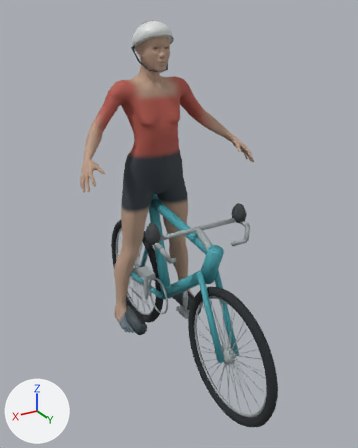
Two versions of the Blender file tools/modeling/checkpoints/WodraCyclist.final-helmet.blend, one commit apart.
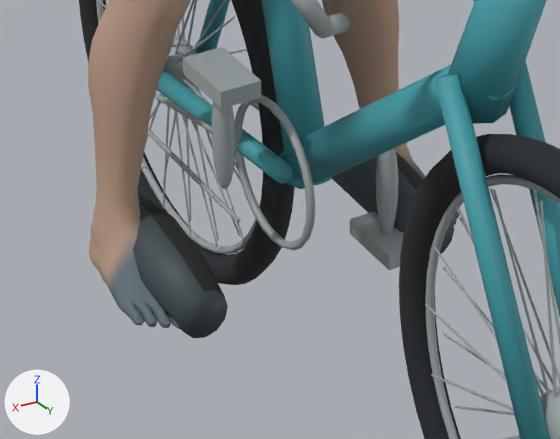
Each version is shown whole from a 50 mm camera at (1.23, 2.09, 1.91) aimed at (-0.01, 0.03, 0.88), then close up on the part from 26% to 63% of the width and 57% to 80% of the height. Arrows for +X, +Y and +Z are at lower left; the lights stay in place. The older version's two pictures come first.

Objects in the first close-up: 'BikeFrame', 'Chainring', 'CyclingShoeL', 'CyclingShoeR', 'FrontWheelRim', 'FrontWheelSpokes', 'FrontWheelTyre', 'Human', 'LeftPedal', 'RearWheelSpokes', 'RearWheelTyre', 'RightPedal' and 8 more.
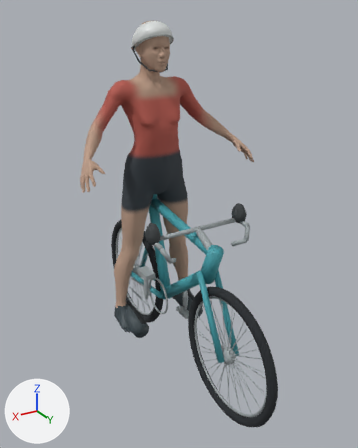
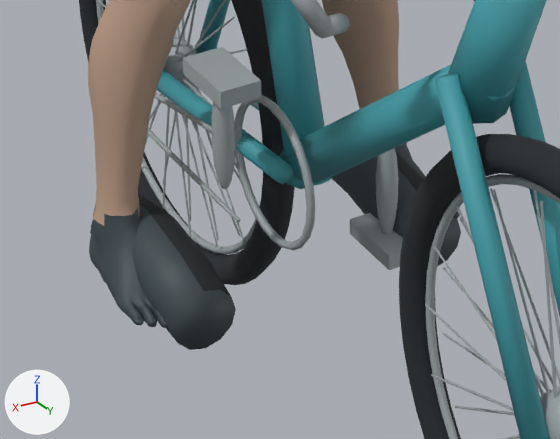
What differs and where, as boxes [x1, y1, x2, y2] in the close-ups (560 x 439 px; the box of a moved part takes in the faces that stretch with it):
'CyclingShoeR', reshaped (9% wider, 8% taller)
    before: [133, 196, 228, 338]
    after: [132, 196, 236, 350]
'CyclingShoeL', reshaped (12% taller)
    before: [331, 152, 454, 254]
    after: [331, 152, 461, 266]
part 1 of me_cyclingshoelmesh, moved or reshaped
    before: [347, 152, 454, 254]
    after: [347, 152, 461, 266]
part 2 of me_cyclingshoermesh, moved or reshaped
    before: [133, 212, 228, 338]
    after: [132, 212, 236, 350]
part 3 of me_base, recoloured
    before: [395, 143, 460, 226]
    after: [395, 143, 460, 218]
part 4 of me_base, recoloured (darker)
    before: [89, 204, 180, 329]
    after: [89, 204, 168, 328]

Patch to the scene script:
```diff
--- a/tools/modeling/checkpoints/WodraCyclist.final-helmet.blend.py
+++ b/tools/modeling/checkpoints/WodraCyclist.final-helmet.blend.py
@@ me_cyclingshoelmesh @@
 # used by ob_cyclingshoel; location = (0.0, -0.263, 0.195); rotation_euler = (0.0, 0.0, -3.142), in degrees (0, 0, -180)
-me_cyclingshoelmesh.from_pydata(...)  # 60 vertices, 50 faces; spans x 0.138..0.234, y -0.201..0.069, z -0.007..0.103
+me_cyclingshoelmesh.from_pydata(...)  # 60 vertices, 50 faces; spans x 0.134..0.238, y -0.201..0.069, z -0.025..0.103
+# me_cyclingshoelmesh part 1: 22 of 60 vertices moved; they spanned x 0.14..0.232, y -0.201..-0.129, z -0.007..0.083 and now span x 0.134..0.238, y -0.201..-0.129, z -0.025..0.082; mean shift (0.0, 0.0, -0.009); largest move (0.186, -0.201, -0.007) -> (0.186, -0.201, -0.025)
 me_cyclingshoelmesh.materials.append(mat_road_shoe_upper)
@@ me_cyclingshoermesh @@
 # used by ob_cyclingshoer; location = (0.0, -0.263, 0.195); rotation_euler = (0.0, 0.0, -3.142), in degrees (0, 0, -180)
-me_cyclingshoermesh.from_pydata(...)  # 60 vertices, 50 faces; spans x -0.234..-0.138, y -0.201..0.069, z -0.007..0.103
+me_cyclingshoermesh.from_pydata(...)  # 60 vertices, 50 faces; spans x -0.238..-0.134, y -0.201..0.069, z -0.025..0.103
+# me_cyclingshoermesh part 2: 22 of 60 vertices moved; they spanned x -0.232..-0.14, y -0.201..-0.129, z -0.007..0.083 and now span x -0.238..-0.134, y -0.201..-0.129, z -0.025..0.082; mean shift (0.0, 0.0, -0.009); largest move (-0.186, -0.201, -0.007) -> (-0.186, -0.201, -0.025)
 me_cyclingshoermesh.materials.append(mat_road_shoe_upper)
@@ me_base @@
 me_base.from_pydata(...)  # 19158 vertices, 18486 faces; spans x -0.5..0.5, y -0.33..0.11, z -0.03..1.67
 # used by ob_human; location = (0.0, -0.263, 0.195); rotation_euler = (0.0, 0.0, -3.142), in degrees (0, 0, -180)
+# me_base part 3: 1443 of the faces centred in x 0.17..0.27, y -0.21..0.05, z 0.0..0.12 switch from mat_rider_outfit___smooth_fitted_transitions to mat_road_shoe_upper (greyish cyan #3c484d)
+# me_base part 4: 1418 of the faces centred in x -0.27..-0.17, y -0.21..0.05, z 0.0..0.11 switch from mat_rider_outfit___smooth_fitted_transitions to mat_road_shoe_upper (greyish cyan #3c484d)
```
